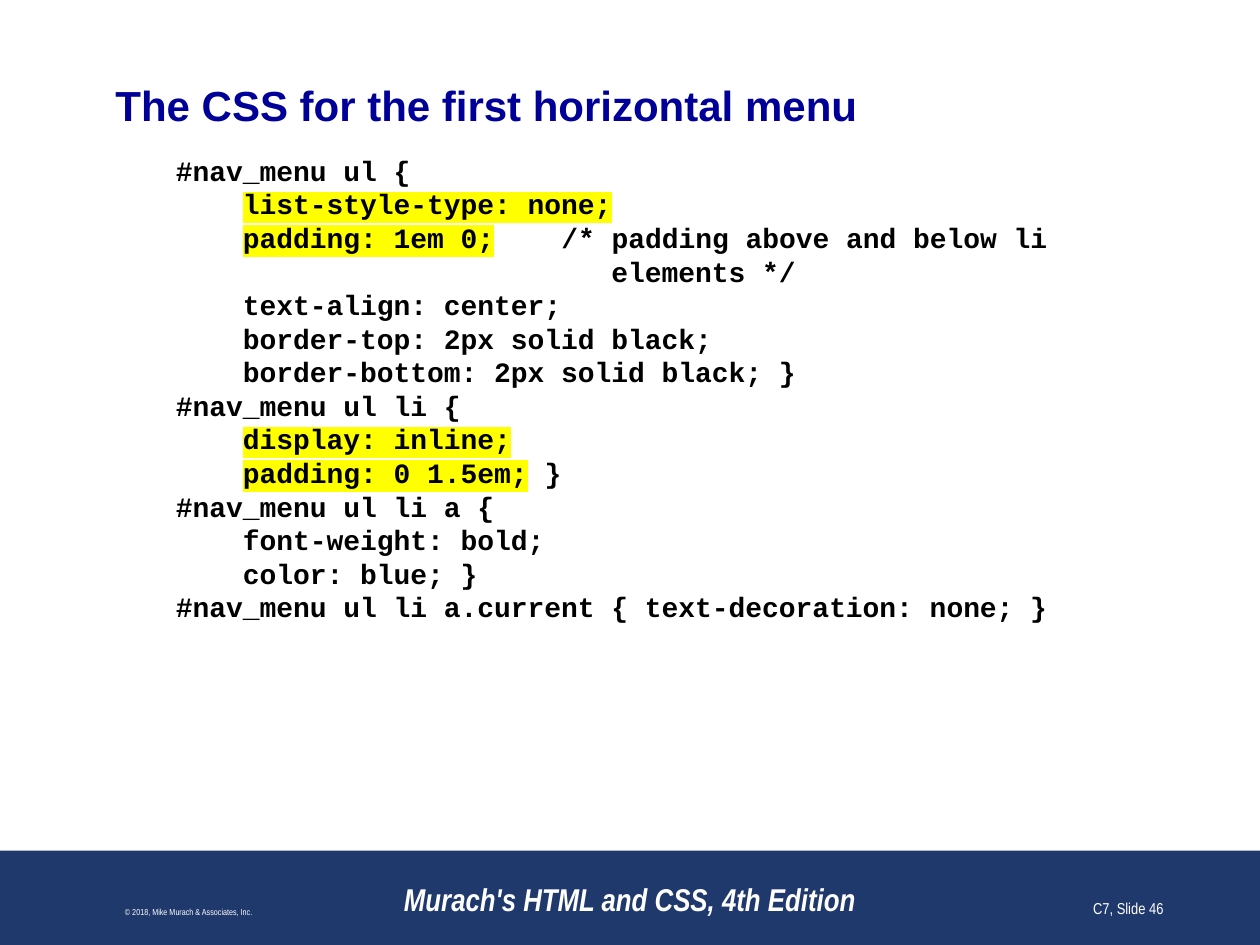
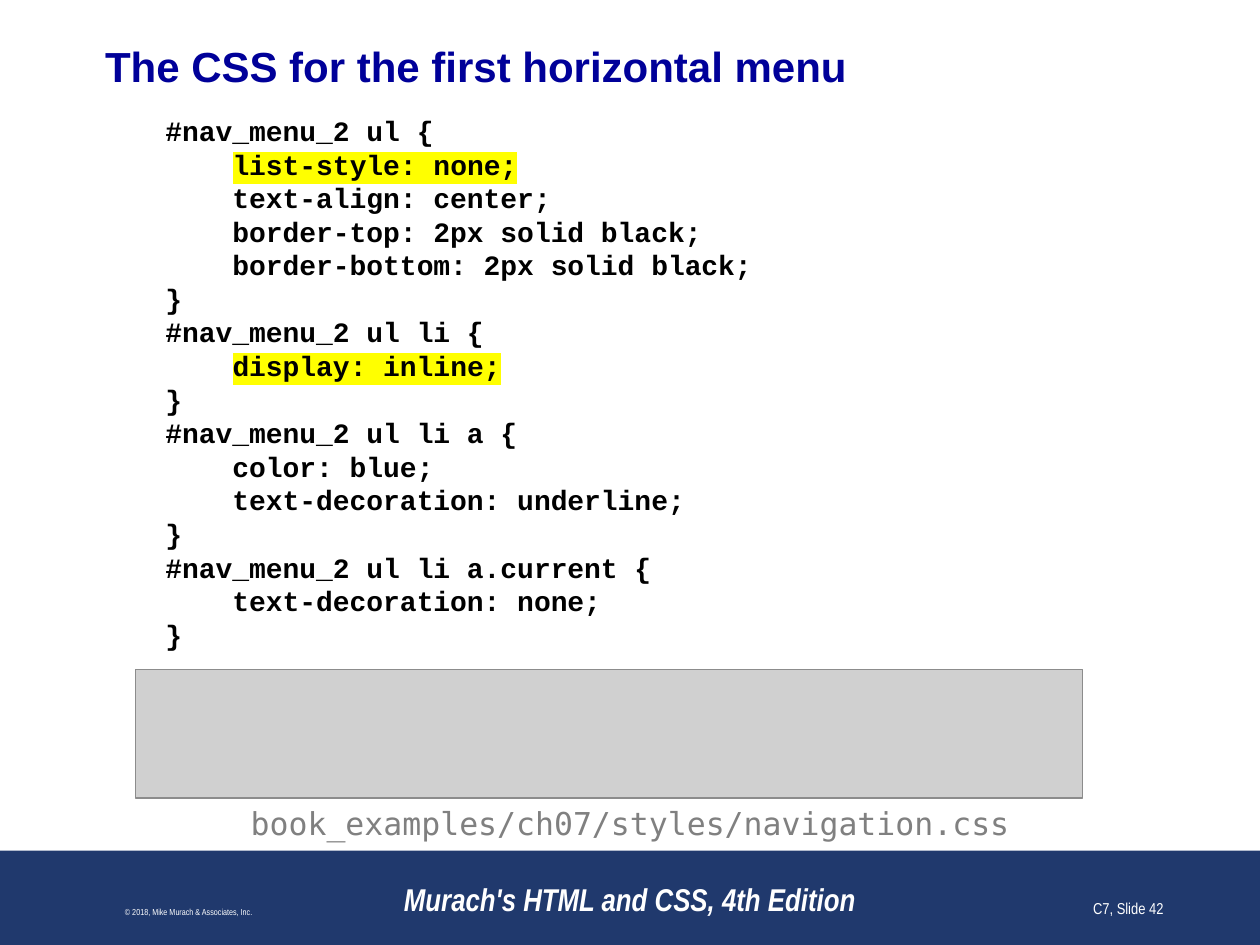
Before and after one commit to paulsmithkc/awd1000_base_lab_and_homework, a slide deck: slide 42 of murach_html_4e/slides/Chapter 7 slides (Revised).pptx (slide 46 before the commit). Drawn at 1260x945 pixels with LibreOffice and Linux fonts; fonts in the diff are those of the drawing; grey boxes stand for pictures; background and template pictures are left out. Boxes give left, top, right and bottom in pixels: in the first picture for what was removed or moved away, otherwise in the second. Text is boxed around its words. In the diff, an @@ line names an element or a change of style, - is before the commit and + after.

```diff
--- a/murach_html_4e/slides/Chapter 7 slides (Revised).pptx
+++ b/murach_html_4e/slides/Chapter 7 slides (Revised).pptx
@@ title "The CSS for the first ...": place and size @@
-title "The CSS for the first ..." at bbox=[115, 90, 857, 122]
+title "The CSS for the first ..." at bbox=[105, 51, 847, 83]
@@ text "#nav_menu_2 ul {": place and size @@
-text "#nav_menu_2 ul {" at bbox=[176, 161, 1047, 622]
+text "#nav_menu_2 ul {" at bbox=[165, 121, 752, 616]
@@ text at bbox=[165, 121, 517, 181]: text changed @@
-#nav_menu ul {
-list-style-type: none;
-padding: 1em 0; /* padding above and below li
-elements */
+#nav_menu_2 ul {
+list-style: none;
@@ text at bbox=[165, 256, 752, 345]: text changed @@
-border-bottom: 2px solid black; }
-#nav_menu ul li {
+border-bottom: 2px solid black;
+}
+#nav_menu_2 ul li {
@@ text at bbox=[165, 423, 685, 616]: text changed @@
-padding: 0 1.5em; }
-#nav_menu ul li a {
-font-weight: bold;
-color: blue; }
-#nav_menu ul li a.current { text-decoration: none; }
+}
+#nav_menu_2 ul li a {
+color: blue;
+text-decoration: underline;
+}
+#nav_menu_2 ul li a.current {
+text-decoration: none;
+}
@@ picture added at bbox=[135, 669, 1082, 798] @@
@@ text added at bbox=[251, 811, 1010, 842], 18 pt, text #808080 @@
+book_examples/ch07/styles/navigation.css
@@ page number at bbox=[1093, 902, 1163, 916]: text changed @@
-C7, Slide 46
+C7, Slide 42
```
Also in this commit, not shown: 37 other slides changed, 6 slides removed.
